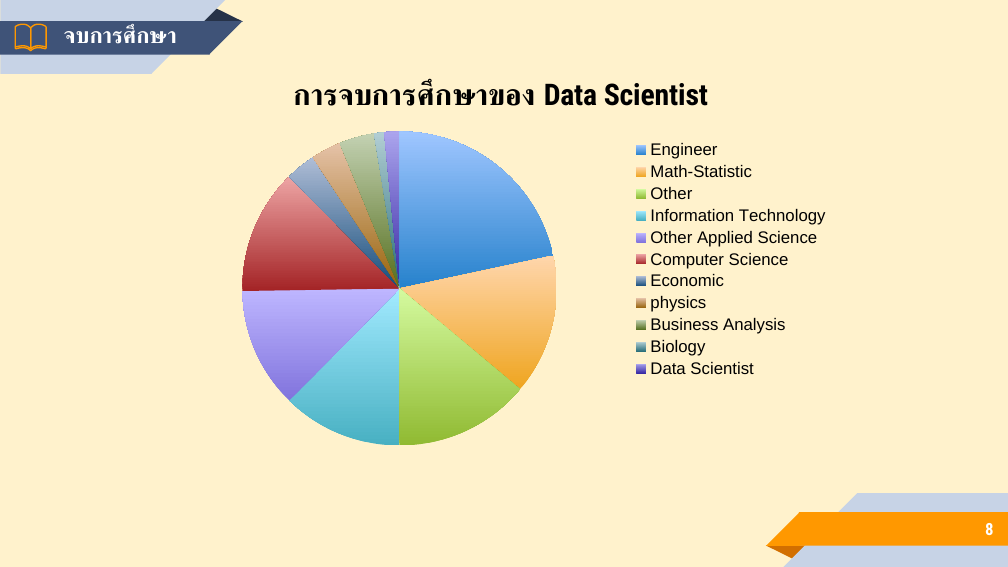
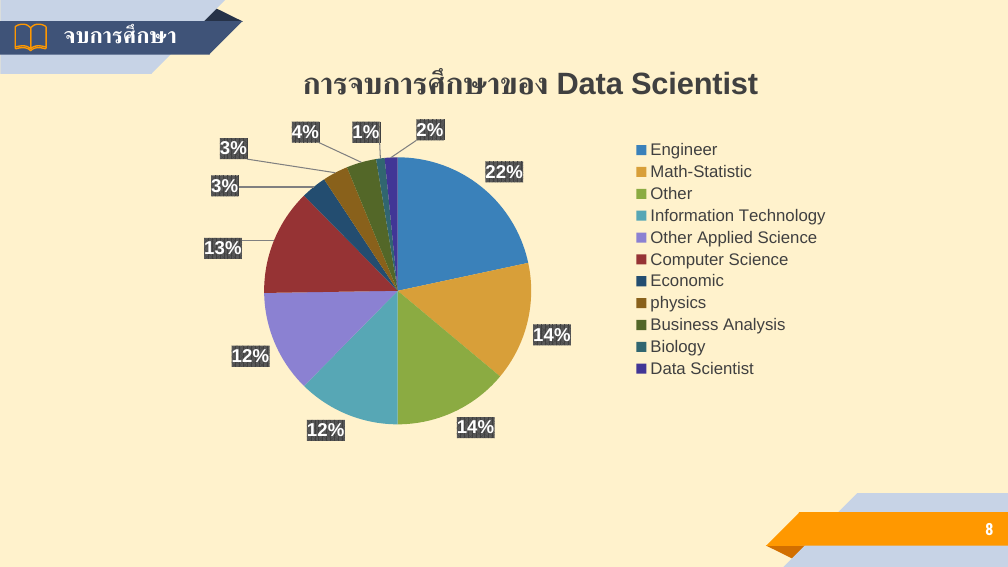
Before and after one commit to Kuroishi1221/Demand-Skills-for-Data-Scientists, a slide deck: slide 8 of presentaion/Present.pptx. Drawn at 1008x567 pixels with LibreOffice and Linux fonts; fonts in the diff are those of the drawing. Boxes give left, top, right and bottom in pixels: in the first picture for what was removed or moved away, otherwise in the second. Text is boxed around its words. In the diff, an @@ line names an element or a change of style, - is before the commit and + after.

```diff
--- a/presentaion/Present.pptx
+++ b/presentaion/Present.pptx
@@ pie chart at (168, 59, 841, 460) @@
@@ data labels of Series 1 added @@
@@ colours of single points changed @@
@@ legend changed @@
```
